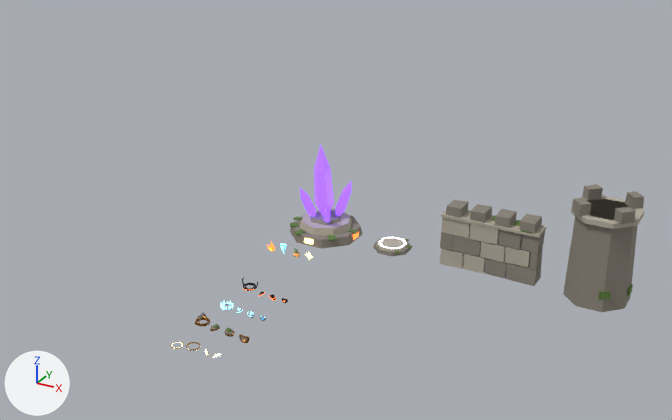
The Blender file BlenderSource/BuddyTD_Assets.blend, before and after one commit.
One viewpoint serves both versions: a 50 mm lens placed at (18.1, -32.1, 17.2), pointed at (-2.9, 6.1, -1.9). Lighting does not change. The marker at lower left points along +X, +Y and +Z. The picture after the commit comes second.

The older version as bpy lines, for what is in view:
```python
ob_arenamauer_turm = bpy.data.objects.new('ArenaMauer_Turm', me_arenamauer_turm)
ob_arenamauer_turm.location = (11.8, 0.0, 0.0)
ob_buddysockel = bpy.data.objects.new('BuddySockel', me_buddysockel)
ob_buddysockel.location = (3.2, 0.0, 0.0)
ob_nexus = bpy.data.objects.new('Nexus', me_nexus)
ob_nexus.location = (0.0, 0.0, 0.0)
# also in view: 'ArenaMauer_Segment' at (7.5, 0.0, 1.3)
```
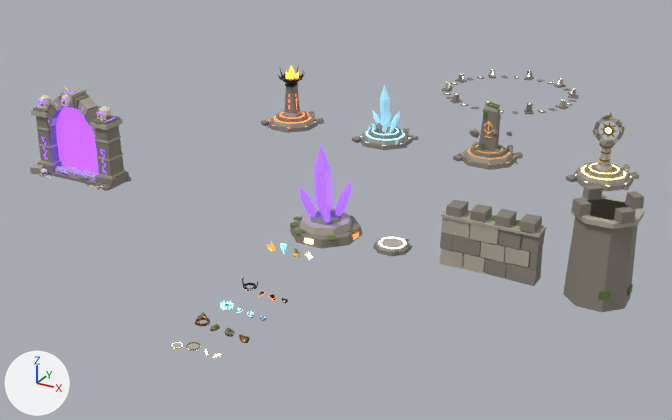
Boxes (x1, y1, x2, y2) around the edits, measured in the pictures (672 x 420 px):
'SpawnPortal', added
    after: (30, 87, 132, 191)
    faces in mat_bt_stone (grey #8a8378): (33, 93, 132, 191)
    faces in mat_bt_stonelight (grey #b5ad9e): (30, 88, 125, 180)
    faces in mat_bt_bone (pale yellow #e8dfc8): (38, 87, 111, 191)
    faces in mat_bt_portalrune (purple #7a3cff, glowing purple #7a3cff): (37, 90, 116, 180)
'Shrine_Light', added
    after: (566, 113, 639, 191)
    faces in mat_bt_stone (grey #8a8378): (566, 117, 633, 191)
    faces in mat_bt_stonelight (grey #b5ad9e): (578, 117, 639, 185)
    faces in mat_bt_armorgold (yellow #e0b13a): (593, 113, 625, 162)
    faces in mat_bt_runelight (yellow #ffe58a, glowing yellow #ffe58a): (575, 163, 632, 186)
'Shrine_Earth', added
    after: (453, 102, 523, 170)
    faces in mat_bt_stone (grey #8a8378): (453, 109, 518, 170)
    faces in mat_bt_stonelight (grey #b5ad9e): (465, 106, 523, 164)
    faces in mat_bt_runeearth (brown #a8743a, glowing brown #a8743a): (462, 104, 515, 165)
'SpawnPortal_Surface', added (purple)
    after: (56, 107, 99, 173)
'Shrine_Ice', added
    after: (352, 85, 418, 150)
    faces in mat_bt_stone (grey #8a8378): (352, 123, 412, 150)
    faces in mat_bt_shrineice (cyan #a8e6ff, glowing cyan #a8e6ff): (368, 85, 400, 145)
    faces in mat_bt_stonelight (grey #b5ad9e): (363, 125, 418, 145)
'Shrine_Fire', added
    after: (261, 65, 324, 133)
    faces in mat_bt_stone (grey #8a8378): (261, 86, 318, 133)
    faces in mat_bt_stonelight (grey #b5ad9e): (272, 109, 324, 127)
    faces in mat_bt_armoriron (dark grey #3b3a40): (278, 65, 304, 87)
'Shrine_CaptureRing', added
    after: (442, 69, 579, 114)
    faces in mat_bt_stone (grey #8a8378): (442, 71, 579, 114)
    faces in mat_bt_stonelight (grey #b5ad9e): (445, 69, 566, 109)

Patch to the scene script:
```diff
--- a/BlenderSource/BuddyTD_Assets.blend.py
+++ b/BlenderSource/BuddyTD_Assets.blend.py
@@ ob_shrine_capturering @@
+ob_shrine_capturering = bpy.data.objects.new('Shrine_CaptureRing', me_shrine_capturering)  # 640 vertices, 480 faces; spans x -4.25..4.23, y -4.35..4.32, z 0.0..0.59; in mat_bt_stone (grey #8a8378), mat_bt_stonelight (grey #b5ad9e), mat_bt_rune (white #ffffff, glowing white #ffffff)
+ob_shrine_capturering.location = (0.0, 24.0, 0.0)
@@ ob_shrine_light @@
+ob_shrine_light = bpy.data.objects.new('Shrine_Light', me_shrine_light)  # 673 vertices, 537 faces; spans x -1.61..1.56, y -1.41..1.46, z 0.0..3.54; in mat_bt_stone (grey #8a8378), mat_bt_stonelight (grey #b5ad9e), mat_bt_runelight (yellow #ffe58a, glowing yellow #ffe58a), mat_bt_armorgold (yellow #e0b13a), mat_bt_emblemlightcore (pale yellow #fffbe6, glowing pale yellow #fffbe6)
+ob_shrine_light.location = (9.0, 12.0, 0.0)
@@ ob_shrine_earth @@
+ob_shrine_earth = bpy.data.objects.new('Shrine_Earth', me_shrine_earth)  # 572 vertices, 562 faces; spans x -1.61..1.59, y -1.39..1.54, z 0.0..3.06; in mat_bt_stone (grey #8a8378), mat_bt_stonelight (grey #b5ad9e), mat_bt_runeearth (brown #a8743a, glowing brown #a8743a), mat_bt_moss (green #5f7d3a)
+ob_shrine_earth.location = (3.0, 12.0, 0.0)
@@ ob_shrine_ice @@
+ob_shrine_ice = bpy.data.objects.new('Shrine_Ice', me_shrine_ice)  # 578 vertices, 508 faces; spans x -1.61..1.56, y -1.39..1.39, z 0.0..3.24; in mat_bt_stone (grey #8a8378), mat_bt_stonelight (grey #b5ad9e), mat_bt_runeice (blue #7fd8ff, glowing blue #7fd8ff), mat_bt_shrineice (cyan #a8e6ff, glowing cyan #a8e6ff)
+ob_shrine_ice.location = (-3.0, 12.0, 0.0)
@@ ob_shrine_fire @@
+ob_shrine_fire = bpy.data.objects.new('Shrine_Fire', me_shrine_fire)  # 601 vertices, 509 faces; spans x -1.61..1.56, y -1.46..1.48, z 0.0..3.55; in mat_bt_stone (grey #8a8378), mat_bt_stonelight (grey #b5ad9e), mat_bt_runefire (orange #ff6a2b, glowing orange #ff6a2b), mat_bt_armoriron (dark grey #3b3a40), mat_bt_shrineflame (orange #ff9a2e, glowing orange #ff9a2e), mat_bt_moss (green #5f7d3a)
+ob_shrine_fire.location = (-9.0, 12.0, 0.0)
@@ ob_spawnportal_surface @@
+ob_spawnportal_surface = bpy.data.objects.new('SpawnPortal_Surface', me_spawnportal_surface_003)  # 20 vertices, 19 faces; spans x -1.5..1.5, y 0.0, z 0.32..3.84; in mat_bt_portalsurface (purple #5a2ad6, glowing purple #5a2ad6)
+ob_spawnportal_surface.location = (-14.0, 0.0, 0.0)
@@ ob_spawnportal @@
+ob_spawnportal = bpy.data.objects.new('SpawnPortal', me_spawnportal)  # 910 vertices, 880 faces; spans x -2.62..2.64, y -1.22..0.76, z 0.0..4.58; in mat_bt_stone (grey #8a8378), mat_bt_stonelight (grey #b5ad9e), mat_bt_portalrune (purple #7a3cff, glowing purple #7a3cff), mat_bt_bone (pale yellow #e8dfc8), mat_bt_armoriron (dark grey #3b3a40), mat_bt_moss (green #5f7d3a)
+ob_spawnportal.location = (-14.0, 0.0, 0.0)
```
